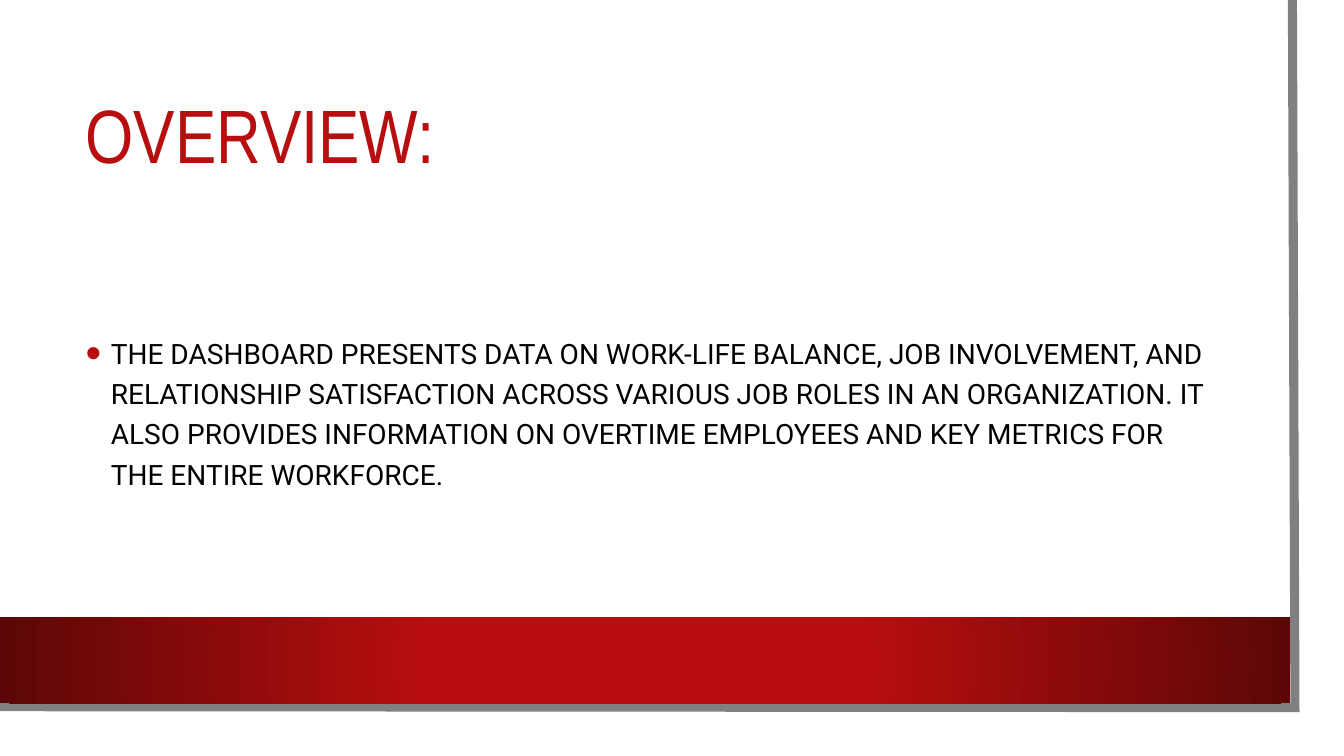
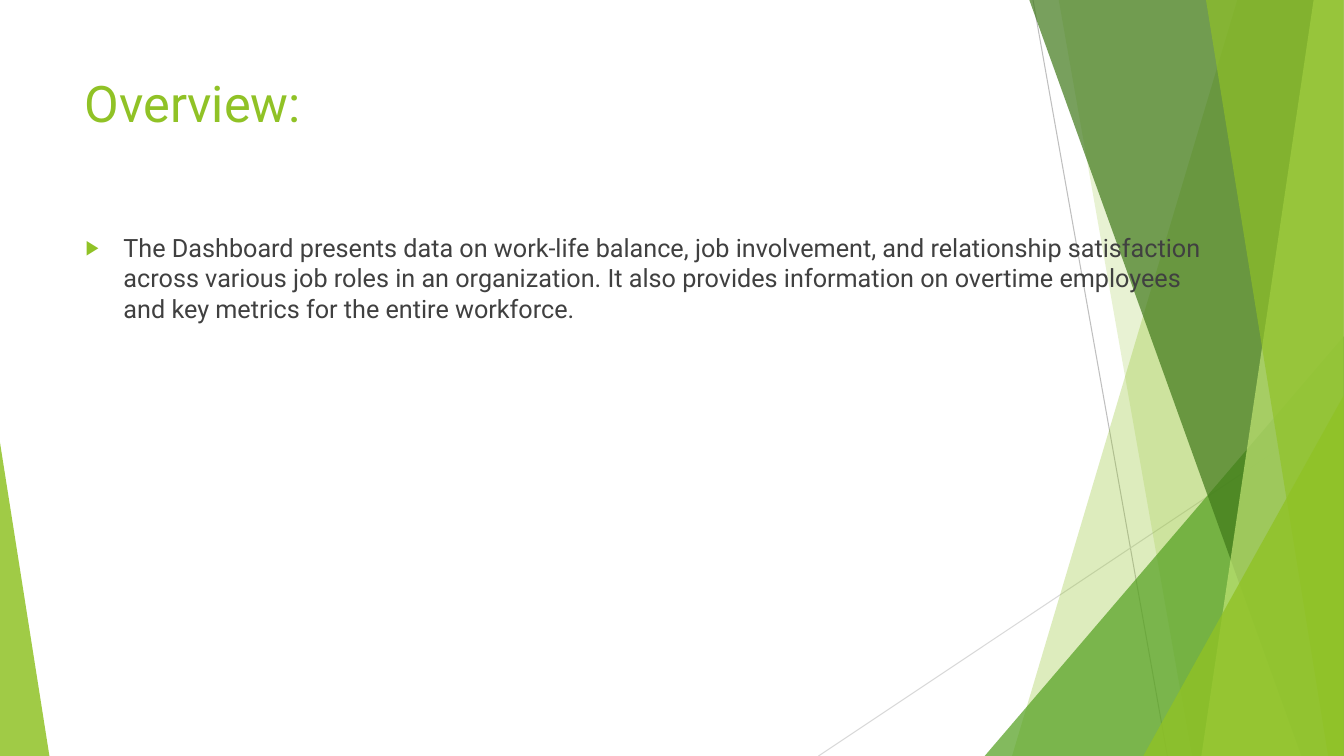
Before and after one commit to Technocolabs100/Attrition-Analysis-and-Prediction, a slide deck: slide 2 of Work-Life Balance and Engagement Analysis.pptx. Drawn at 1344x756 pixels with LibreOffice and Linux fonts; fonts in the diff are those of the drawing; background and template pictures are left out. Boxes give left, top, right and bottom in pixels: in the first picture for what was removed or moved away, otherwise in the second. Text is boxed around its words. In the diff, an @@ line names an element or a change of style, - is before the commit and + after.

```diff
--- a/Work-Life Balance and Engagement Analysis.pptx
+++ b/Work-Life Balance and Engagement Analysis.pptx
@@ rectangle removed at [0,0,1321,733] @@
@@ freeform shape removed at [0,0,1296,708] @@
@@ title "Overview:" at [85,85,301,123]: vertical alignment middle to top @@
@@ title at [85,85,301,123]: text changed; size 54 to 36 pt; font Arial Narrow to Roboto; text colour #B80E0F to #90C226 @@
-OVERVIEW:
+Overview:
@@ text "The Dashboard presents data on ..." at [123,234,1200,324]: vertical alignment middle to top @@
@@ text at [123,234,1200,324]: text changed; size 20 to 18 pt; text colour #000000 to #404040 @@
-• THE DASHBOARD PRESENTS DATA ON WORK-LIFE BALANCE, JOB INVOLVEMENT, AND RELATIONSHIP SATISFACTION ACROSS VARIOUS JOB ROLES IN AN ORGANIZATION. IT ALSO PROVIDES INFORMATION ON OVERTIME EMPLOYEES AND KEY METRICS FOR THE ENTIRE WORKFORCE.
+▶ The Dashboard presents data on work-life balance, job involvement, and relationship satisfaction across various job roles in an organization. It also provides information on overtime employees and key metrics for the entire workforce.
@@ group added at [0,0,1344,756]: 5 freeform shapes, 3 triangles, 2 lines @@
@@ rectangle removed at [0,617,1291,703] @@
```
Also in this commit, not shown: 6 other slides changed.
